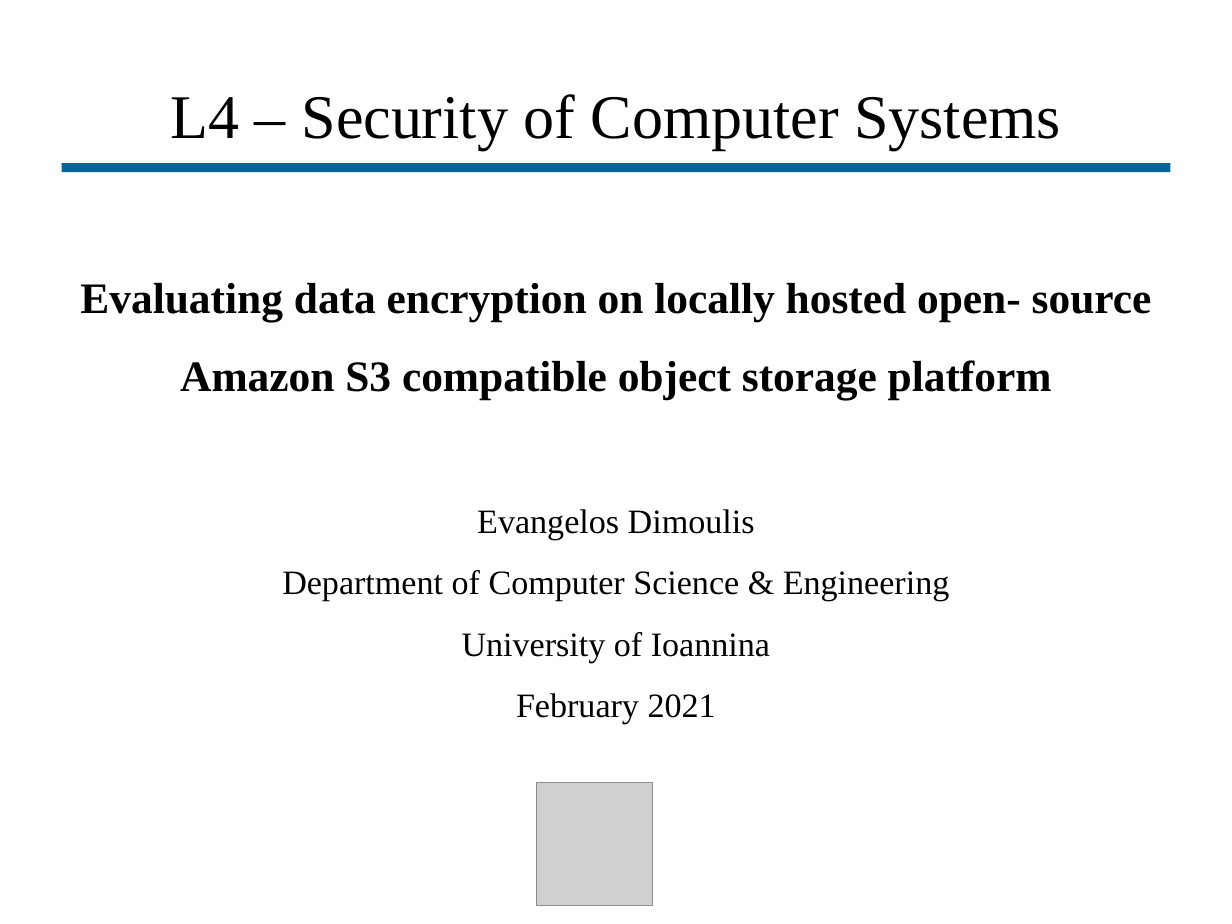
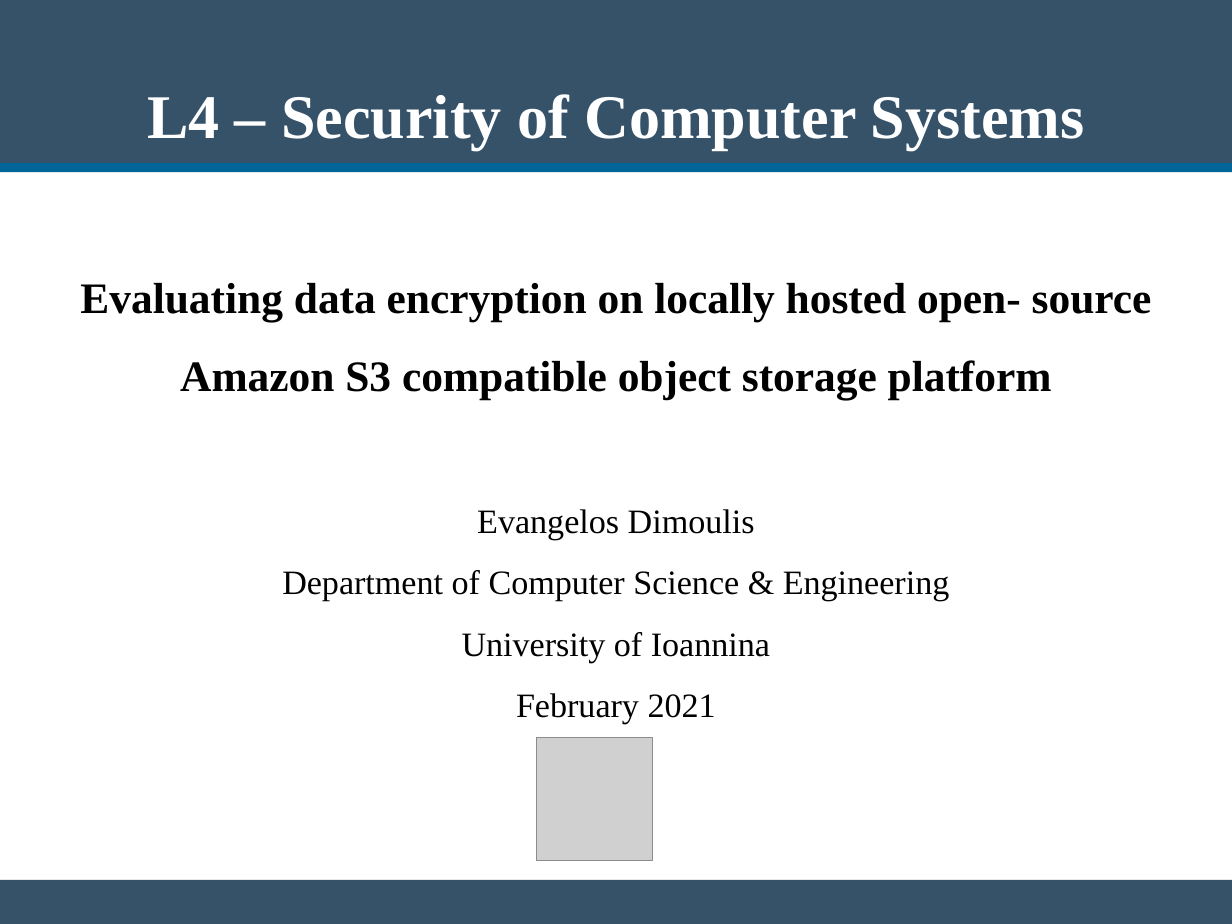
Before and after one commit to vagosdim/MinIO_Security, a slide deck: slide 1 of Deliverable/Presentation.odp. Drawn at 1232x924 pixels with LibreOffice and Linux fonts; fonts in the diff are those of the drawing; grey boxes stand for pictures. Boxes give left, top, right and bottom in pixels: in the first picture for what was removed or moved away, otherwise in the second. Text is boxed around its words. In the diff, an @@ line names an element or a change of style, - is before the commit and + after.

Commit message:
Editing presentation layout

```diff
--- a/Deliverable/Presentation.odp
+++ b/Deliverable/Presentation.odp
@@ rectangle added at (x1=0, y1=0, x2=1232, y2=168), fill #355269 @@
@@ title "L4 – Security of Computer ..." at (x1=147, y1=94, x2=1085, y2=150): text colour #000000 to #FFFFFF, bold on @@
@@ line moved from (61, 168) - (1171, 168) to (0, 168) - (1232, 168) @@
@@ picture moved from (x1=537, y1=783, x2=653, y2=906) to (x1=537, y1=738, x2=653, y2=861) @@
@@ rectangle added at (x1=0, y1=880, x2=1232, y2=923), fill #355269 @@
```
Also in this commit, not shown: 16 other slides changed, 6 other files.
